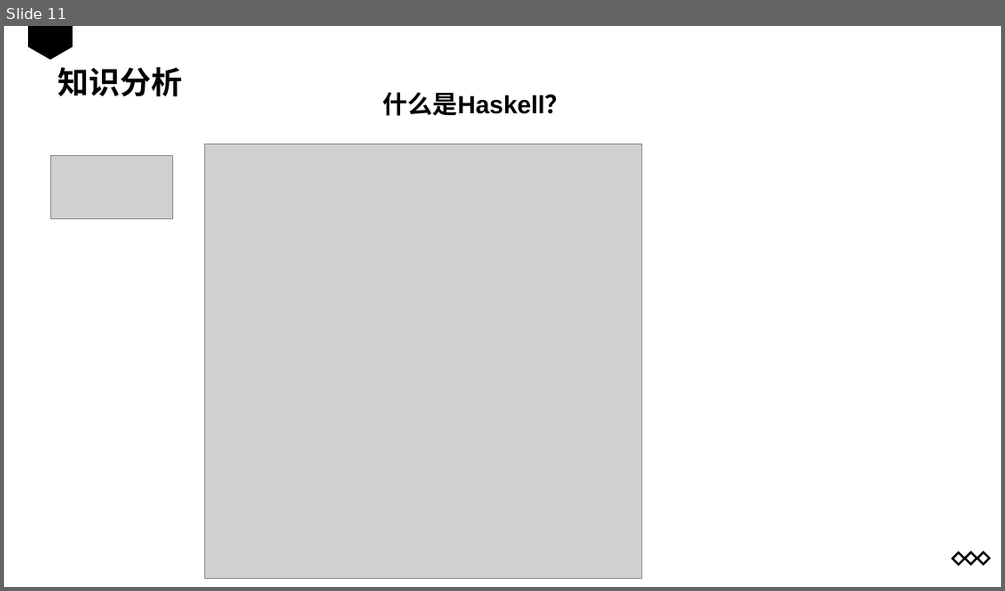
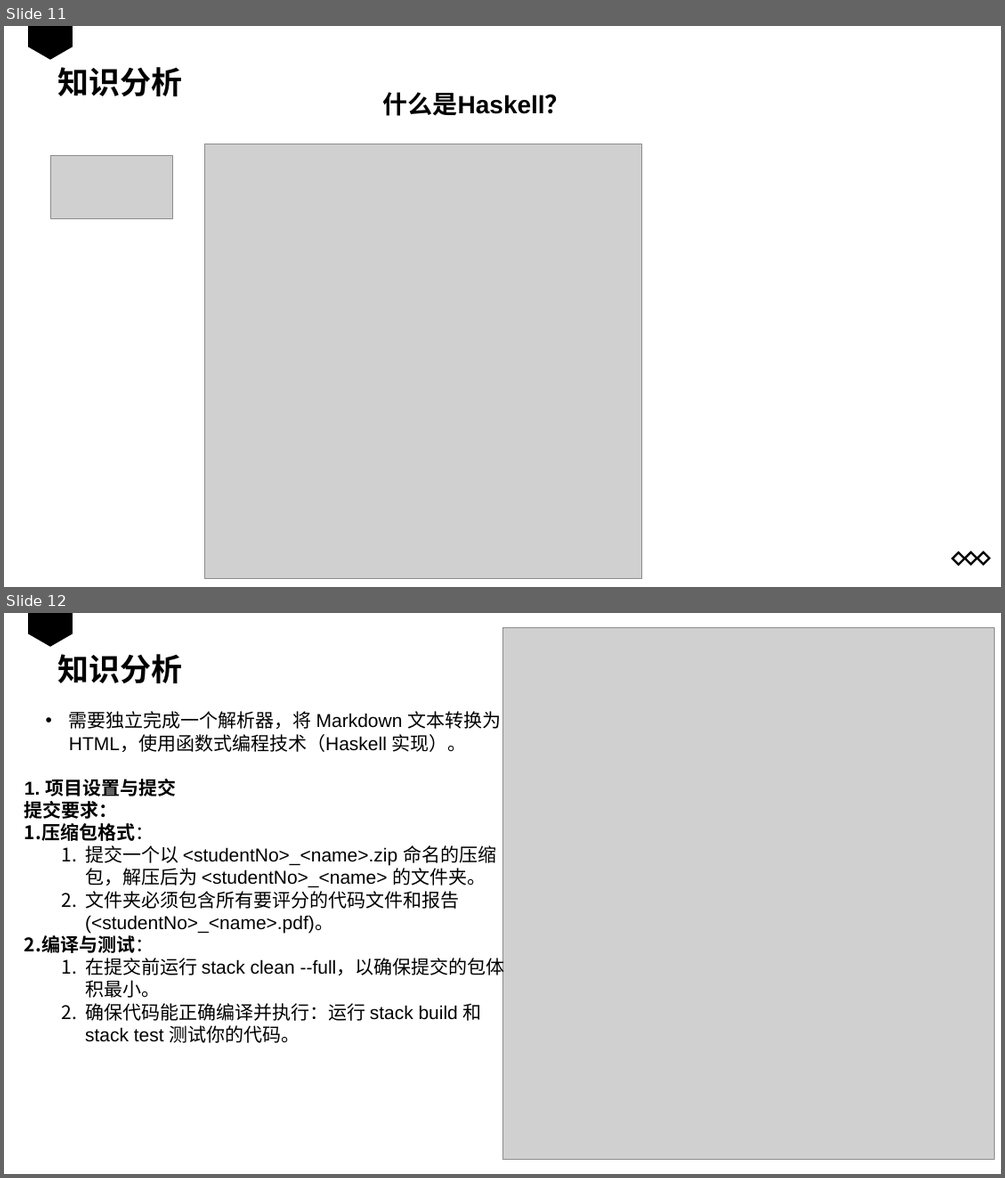
Before and after one commit to JannLeo/teach, a slide deck: Programming Paradigms 2024/Programming Paradigms 2024.pptx. Shown one above the other, each under a label of ours: slide 11 before the commit, slides 11 and 12 after it. The pictures are 1005x591 and 1005x1178 pixels, drawn with LibreOffice and Linux fonts; fonts in the diff are those of the drawing; grey boxes stand for pictures. Boxes give left, top, right and bottom in pixels: in the first picture for what was removed or moved away, otherwise in the second. Text is boxed around its words. In the diff, an @@ line names an element or a change of style, - is before the commit and + after.

```diff
--- a/Programming Paradigms 2024/Programming Paradigms 2024.pptx
+++ b/Programming Paradigms 2024/Programming Paradigms 2024.pptx
@@ slide 12 added at bbox=[4, 613, 1001, 1174], background #FFFFFF @@
@@ freeform shape added at bbox=[28, 613, 73, 646], fill #000000 @@
@@ picture added at bbox=[502, 627, 995, 1159] @@
@@ text added at bbox=[57, 654, 182, 683], 30 pt, text #000000, bold @@
+知识分析
@@ text added at bbox=[69, 711, 501, 752], 18 pt, text #000000 @@
+• 需要独立完成一个解析器，将 Markdown 文本转换为 HTML，使用函数式编程技术（Haskell 实现）。
@@ text added at bbox=[24, 779, 505, 1043], 18 pt, text #000000 @@
+1. 项目设置与提交
+提交要求：
+1. 压缩包格式：
+  1. 提交一个以 <studentNo>_<name>.zip 命名的压缩包，解压后为 <studentNo>_<name> 的文件夹。
+  2. 文件夹必须包含所有要评分的代码文件和报告 (<studentNo>_<name>.pdf)。
+2. 编译与测试：
+  1. 在提交前运行 stack clean --full，以确保提交的包体积最小。
+  2. 确保代码能正确编译并执行：运行 stack build 和 stack test 测试你的代码。
```
Also in this commit, not shown: 13 slides changed, 15 other slides added, 5 other files.
